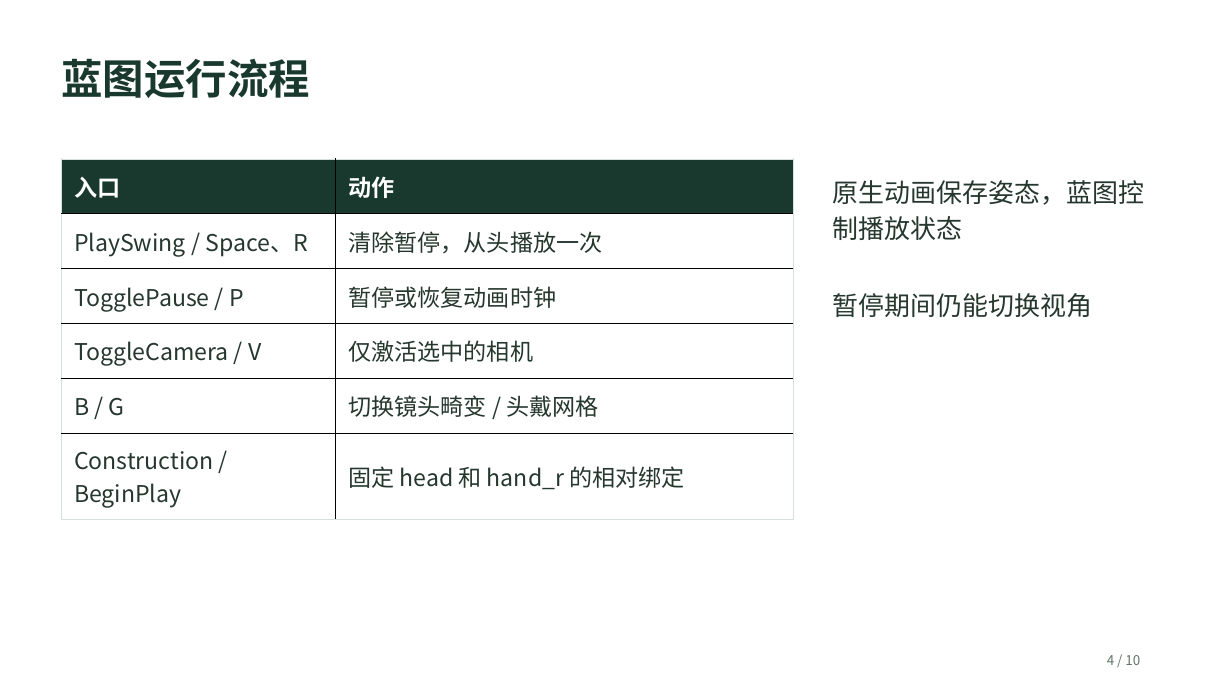
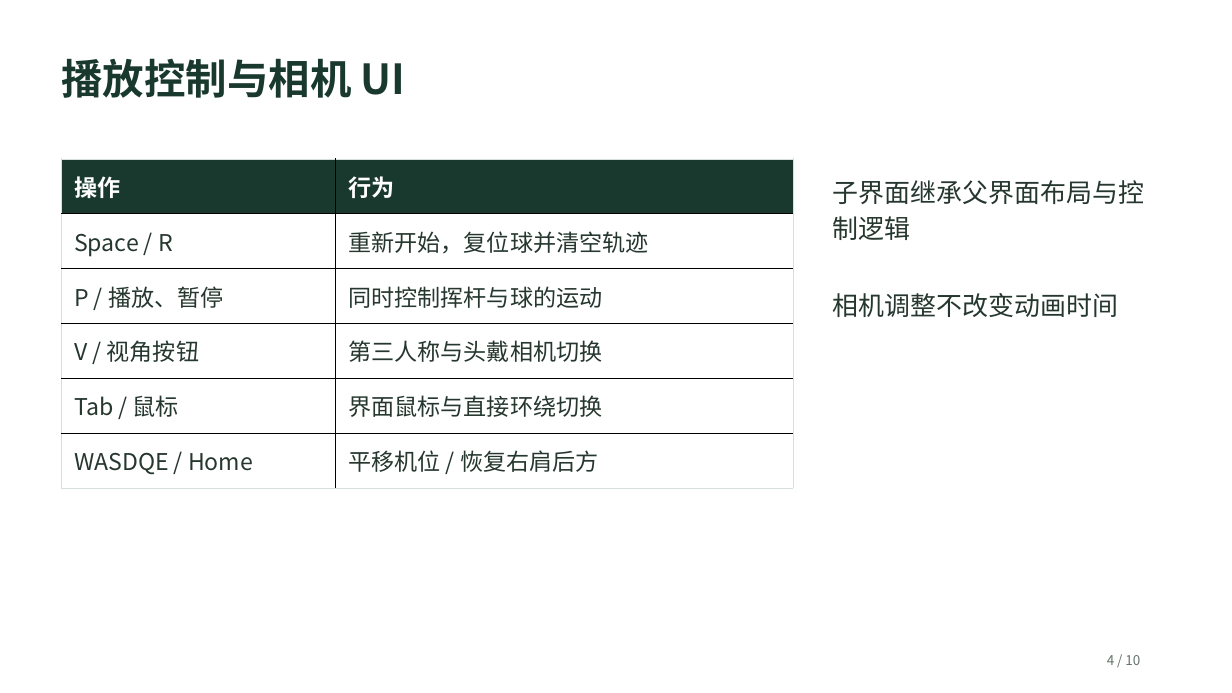
Before and after one commit to homepigge-zky/GolfHeadCam-UE5, a slide deck: slide 4 of Deliverables/演示讲解_10页.pptx. Drawn at 1232x693 pixels with LibreOffice and Linux fonts; fonts in the diff are those of the drawing. Boxes give left, top, right and bottom in pixels: in the first picture for what was removed or moved away, otherwise in the second. Text is boxed around its words. In the diff, an @@ line names an element or a change of style, - is before the commit and + after.

```diff
--- a/Deliverables/演示讲解_10页.pptx
+++ b/Deliverables/演示讲解_10页.pptx
@@ text at (62,58,406,98): text changed @@
-蓝图运行流程
+播放控制与相机 UI
@@ table at (62,159,794,488) @@
-row 1, column 1: 入口
+row 1, column 1: 操作
-row 1, column 2: 动作
+row 1, column 2: 行为
-row 2, column 1: PlaySwing / Space、R
+row 2, column 1: Space / R
-row 2, column 2: 清除暂停，从头播放一次
+row 2, column 2: 重新开始，复位球并清空轨迹
-row 3, column 1: TogglePause / P
+row 3, column 1: P / 播放、暂停
-row 3, column 2: 暂停或恢复动画时钟
+row 3, column 2: 同时控制挥杆与球的运动
-row 4, column 1: ToggleCamera / V
+row 4, column 1: V / 视角按钮
-row 4, column 2: 仅激活选中的相机
+row 4, column 2: 第三人称与头戴相机切换
-row 5, column 1: B / G
+row 5, column 1: Tab / 鼠标
-row 5, column 2: 切换镜头畸变 / 头戴网格
+row 5, column 2: 界面鼠标与直接环绕切换
-row 6, column 1: Construction / BeginPlay
+row 6, column 1: WASDQE / Home
-row 6, column 2: 固定 head 和 hand_r 的相对绑定
+row 6, column 2: 平移机位 / 恢复右肩后方
@@ text at (833,180,1145,240): text changed @@
-原生动画保存姿态，蓝图控制播放状态
+子界面继承父界面布局与控制逻辑
@@ text at (833,293,1119,317): text changed @@
-暂停期间仍能切换视角
+相机调整不改变动画时间
```
Also in this commit, not shown: 6 other slides changed, 48 other files.
